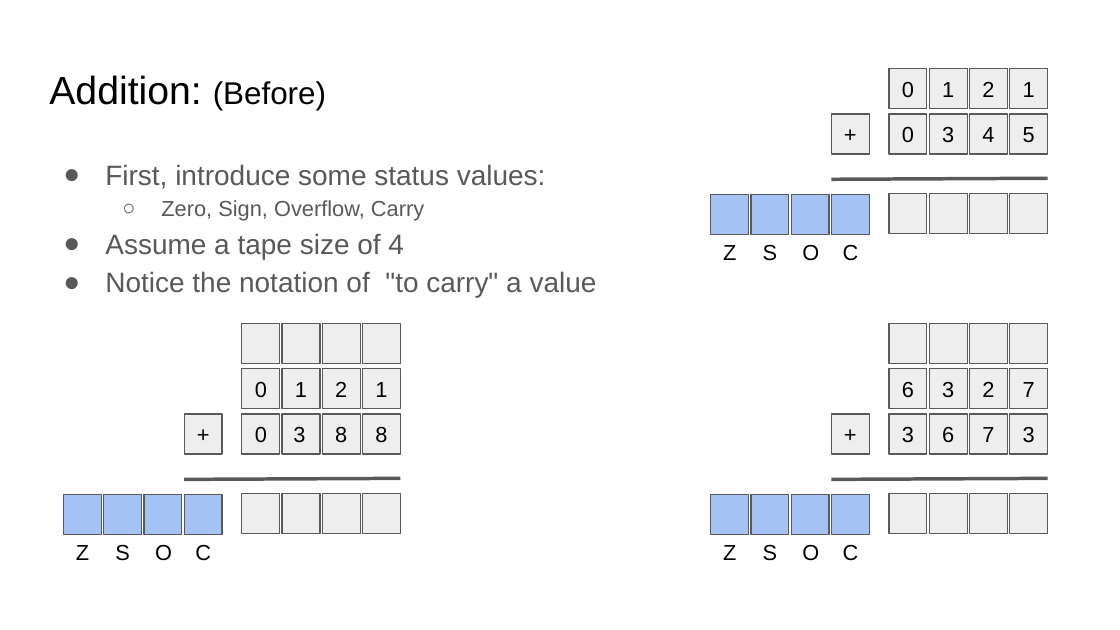
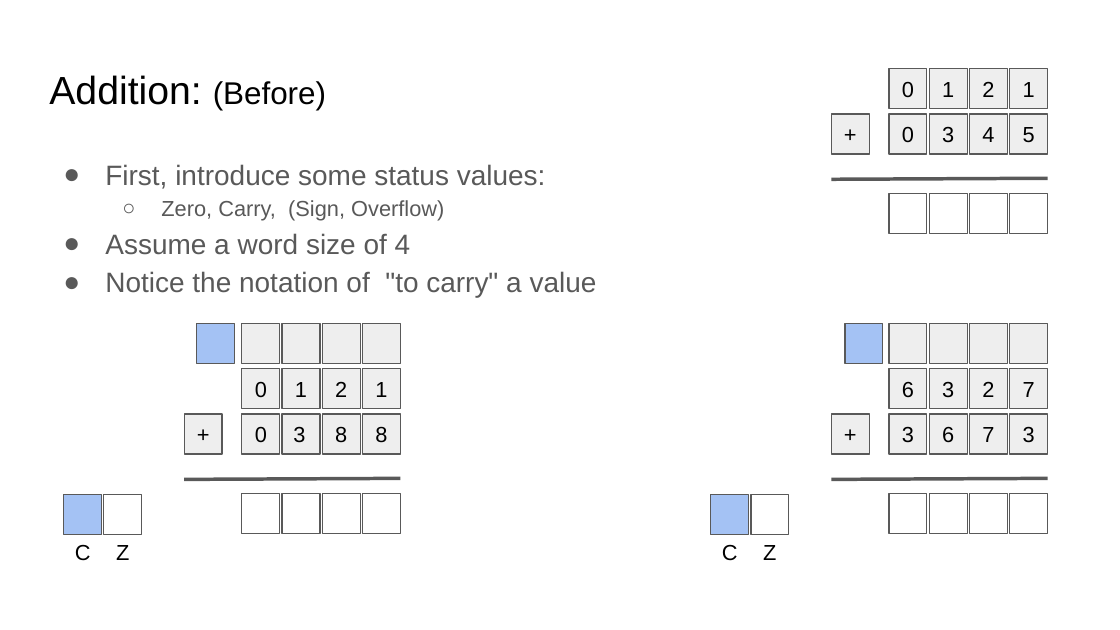
Before and after one commit to COMP122/comp122-s22, a slide deck: slide 2 of format_encodings/documents/Base10_ Mathematical Review.pptx. Drawn at 1120x630 pixels with LibreOffice and Linux fonts; fonts in the diff are those of the drawing. Boxes give left, top, right and bottom in pixels: in the first picture for what was removed or moved away, otherwise in the second. Text is boxed around its words. In the diff, an @@ line names an element or a change of style, - is before the commit and + after.

```diff
--- a/format_encodings/documents/Base10_ Mathematical Review.pptx
+++ b/format_encodings/documents/Base10_ Mathematical Review.pptx
@@ text at [105,200,444,255]: text changed @@
-  ○ Zero, Sign, Overflow, Carry
-● Assume a tape size of 4
+  ○ Zero, Carry, (Sign, Overflow)
+● Assume a word size of 4
@@ group removed at [711,195,859,261]: 4 texts, 3 rectangles @@
-Z
-S
-O
-C
@@ rectangle: place and size @@
-rectangle at [144,495,183,535]
+rectangle at [196,324,234,364]
@@ rectangle: place and size @@
-rectangle at [831,195,869,235]
+rectangle at [844,324,883,364]
@@ rectangle at [104,495,142,535]: fill #A4C2F4 to #FFFFFF @@
@@ rectangle removed at [184,495,222,535] @@
@@ rectangle at [752,495,790,535]: fill #A4C2F4 to #FFFFFF @@
@@ fill #EEEEEE to #FFFFFF in 12 elements at [242,494,280,534], [282,494,320,534], [323,494,361,534], [363,494,401,534], [889,194,927,234], [930,194,968,234], [970,194,1008,234], [1009,194,1047,234], [889,494,927,534], [930,494,968,534], [970,494,1008,534], [1009,494,1047,534] @@
@@ text "C": place and size @@
-text "C" at [195,544,211,561]
+text "C" at [75,544,91,561]
@@ text "Z": place and size @@
-text "Z" at [76,545,89,560]
+text "Z" at [116,545,129,560]
@@ text "C": place and size @@
-text "C" at [843,544,859,561]
+text "C" at [722,544,738,561]
@@ text "Z": place and size @@
-text "Z" at [723,545,736,560]
+text "Z" at [763,545,776,560]
@@ text removed at [115,544,130,561] @@
-S
@@ text removed at [155,544,172,561] @@
-O
@@ group removed at [763,495,869,561]: 2 rectangles, 2 texts @@
-S
-O
```
Also in this commit, not shown: 13 other slides changed, 1 slide removed, 12 other files.
